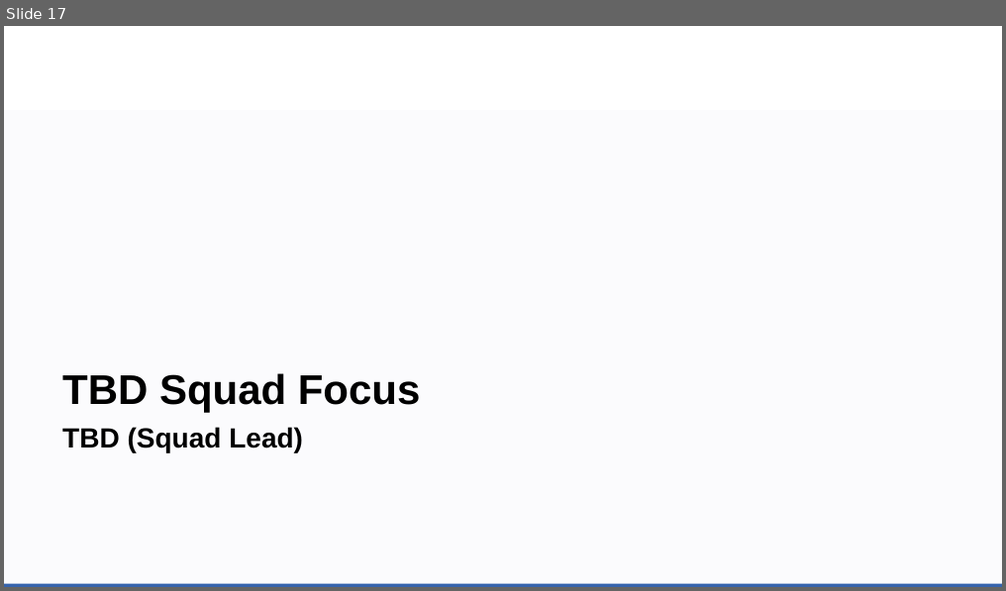
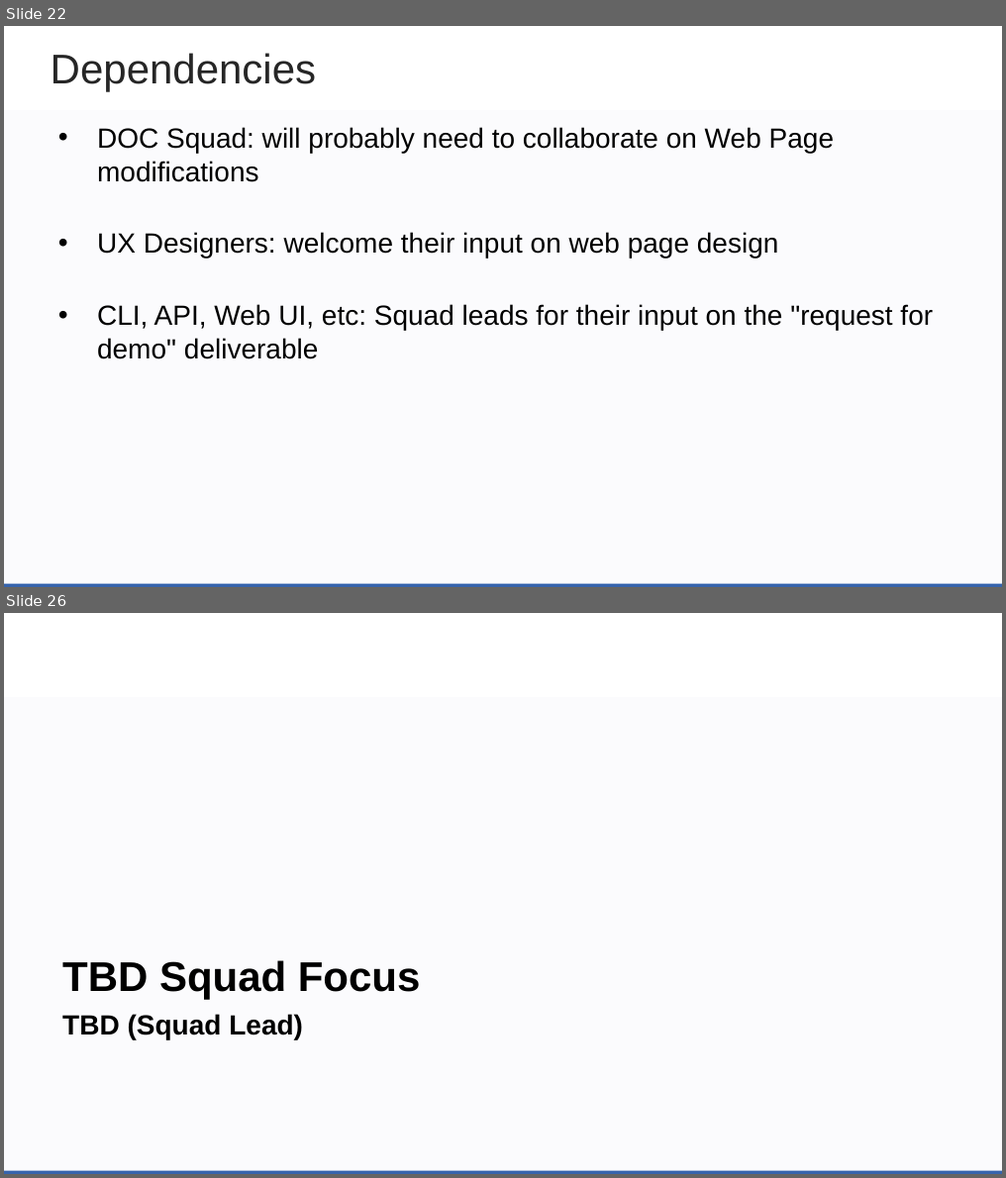
Before and after one commit to zowe/community, a slide deck: Project Management/PI Planning/20PI4 Planning/Zowe Community Squad Focus for 20PI4.pptx. Shown one above the other, each under a label of ours: slide 17 before the commit, slides 22 and 26 after it; the slides between them are not shown. The pictures are 1006x591 and 1006x1178 pixels, drawn with LibreOffice and Linux fonts; fonts in the diff are those of the drawing; background and template pictures are left out. Boxes give left, top, right and bottom in pixels: in the first picture for what was removed or moved away, otherwise in the second. Text is boxed around its words. In the diff, an @@ line names an element or a change of style, - is before the commit and + after.

Commit message:
address merge conflicts and make all text Arial 20 (when possible

```diff
--- a/Project Management/PI Planning/20PI4 Planning/Zowe Community Squad Focus for 20PI4.pptx
+++ b/Project Management/PI Planning/20PI4 Planning/Zowe Community Squad Focus for 20PI4.pptx
@@ slide 22 added at box(4, 26, 1002, 587), background #FFFFFF; not listed: 2 template elements that a slide beside it also shows @@
@@ text added at box(51, 53, 316, 92), 30 pt, text #262626 @@
+Dependencies
@@ text added at box(97, 127, 933, 360), 20 pt, text #000000 @@
+• DOC Squad: will probably need to collaborate on Web Page modifications
+• UX Designers: welcome their input on web page design
+• CLI, API, Web UI, etc: Squad leads for their input on the "request for demo" deliverable
@@ what was slide 17 is now slide 26 @@
```
Also in this commit, not shown: 14 slides changed, 8 other slides added.
